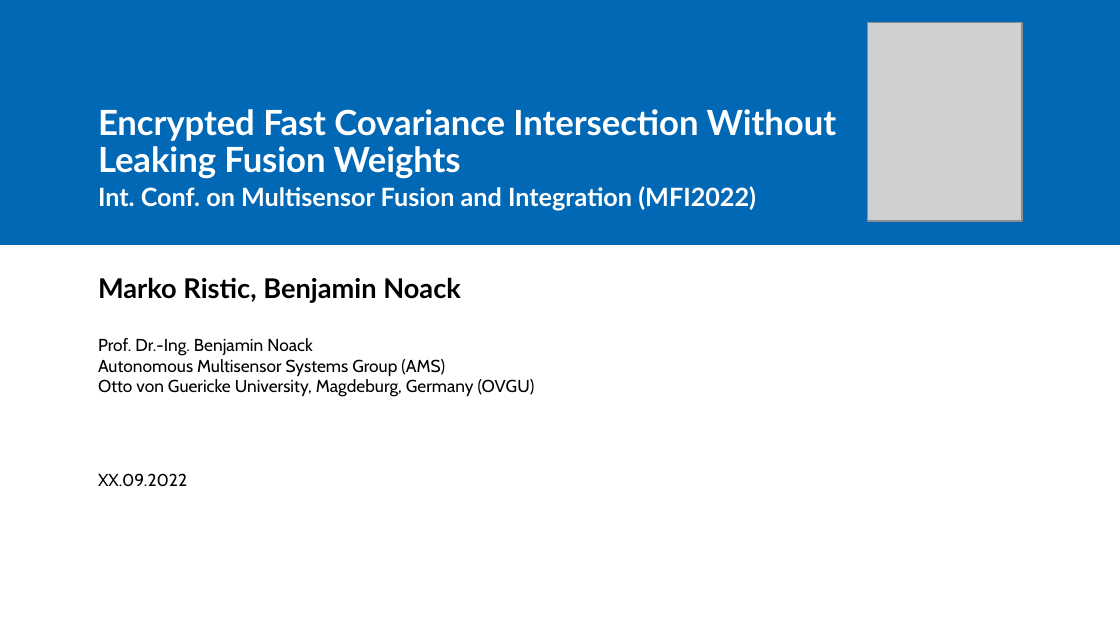
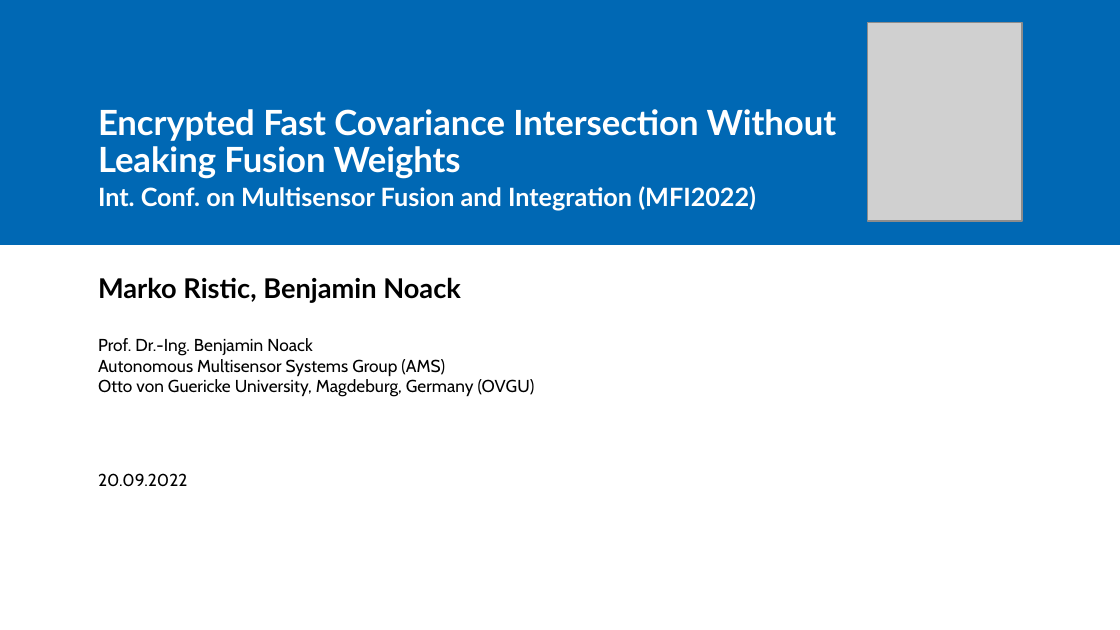
Before and after one commit to omubtcezq/PaillierFCI, a slide deck: slide 1 of presentation/MFI2022_marko_ristic.pptx. Drawn at 1120x630 pixels with LibreOffice and Linux fonts; fonts in the diff are those of the drawing; grey boxes stand for pictures; background and template pictures are left out. Boxes give left, top, right and bottom in pixels: in the first picture for what was removed or moved away, otherwise in the second. Text is boxed around its words. In the diff, an @@ line names an element or a change of style, - is before the commit and + after.

```diff
--- a/presentation/MFI2022_marko_ristic.pptx
+++ b/presentation/MFI2022_marko_ristic.pptx
@@ text at [98,473,187,487]: text changed @@
-XX.09.2022
+20.09.2022
```
Also in this commit, not shown: 11 other slides changed.
